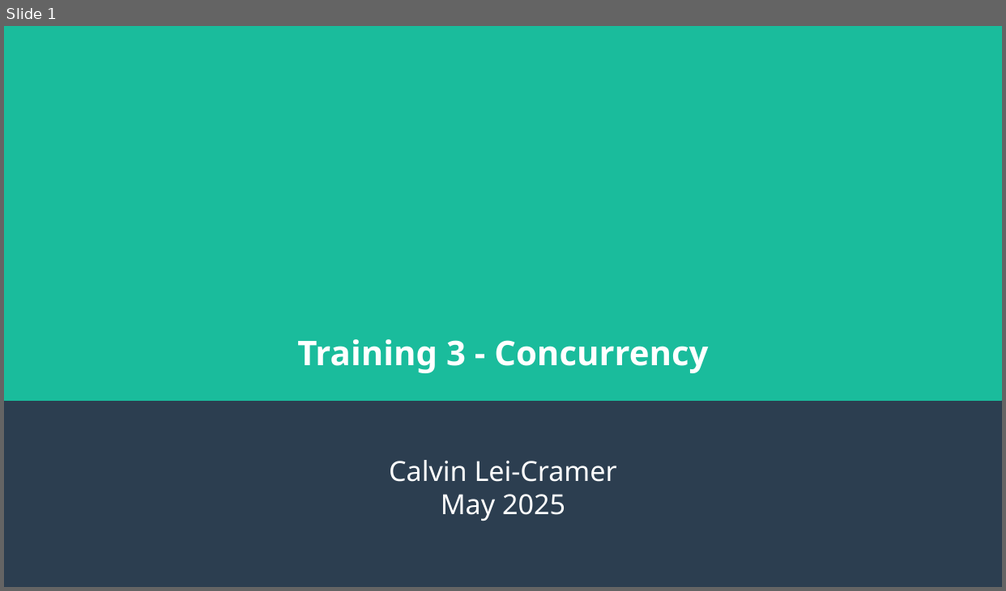
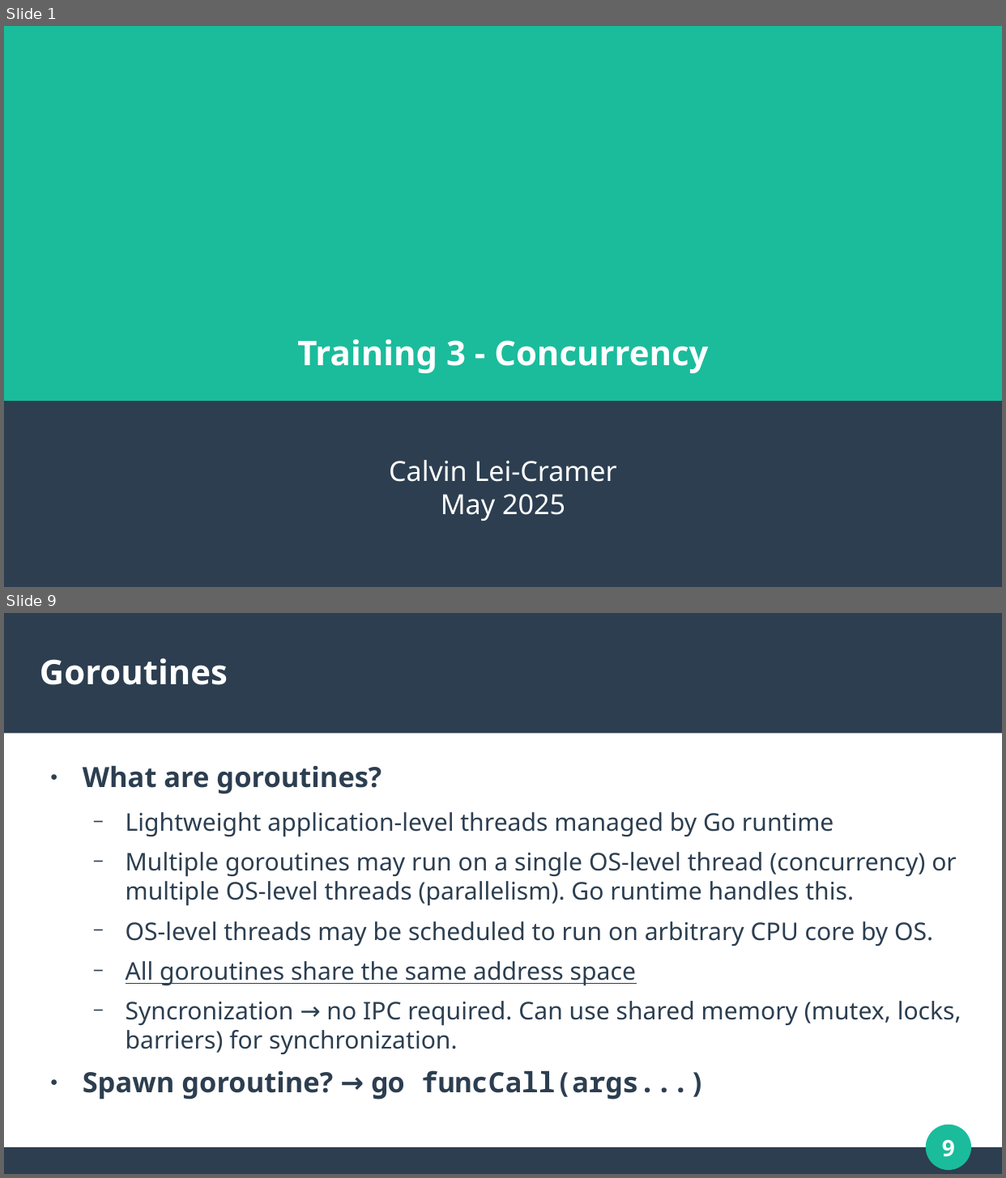
Before and after one commit to calvincramer/golang-training-3-completed, a slide deck: presentation-3.odp. Shown one above the other, each under a label of ours: slide 1 before the commit, slides 1 and 9 after it; the slides between them are not shown. The pictures are 1006x591 and 1006x1178 pixels, drawn with LibreOffice and Linux fonts; fonts in the diff are those of the drawing. Boxes give left, top, right and bottom in pixels: in the first picture for what was removed or moved away, otherwise in the second. Text is boxed around its words. In the diff, an @@ line names an element or a change of style, - is before the commit and + after.

```diff
--- a/presentation-3.odp
+++ b/presentation-3.odp
@@ slide 9 added at [4, 613, 1002, 1174], background #FFFFFF @@
@@ rectangle added at [4, 613, 1002, 734], fill #2C3E50 @@
@@ title added at [40, 658, 228, 685], 27 pt, text #FFFFFF, bold @@
+Goroutines
@@ text added at [83, 766, 961, 1100], 19.4 pt, text #2C3E50 @@
+● What are goroutines?
+  − Lightweight application-level threads managed by Go runtime
+  − Multiple goroutines may run on a single OS-level thread (concurrency) or multiple OS-level threads (parallelism). Go runtime handles this.
+  − OS-level threads may be scheduled to run on arbitrary CPU core by OS.
+  − All goroutines share the same address space
+  − Syncronization → no IPC required. Can use shared memory (mutex, locks, barriers) for synchronization.
+● Spawn goroutine? → go funcCall(args...)
@@ ellipse added at [927, 1126, 971, 1170], fill #1ABC9C, outline #1ABC9C 0.85 pt @@
@@ page number added at [942, 1140, 955, 1157], 18 pt, text #FFFFFF, bold @@
+9
@@ rectangle added at [4, 1148, 1002, 1174], fill #2C3E50 @@
```
Also in this commit, not shown: 4 slides changed, 23 other slides added, 3 slides removed, 1 other file.
